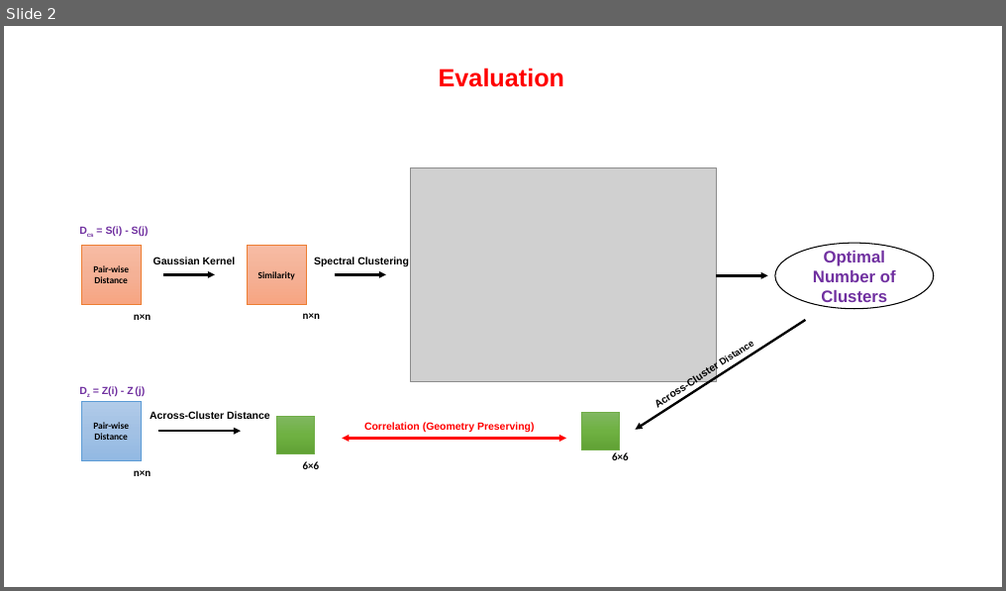
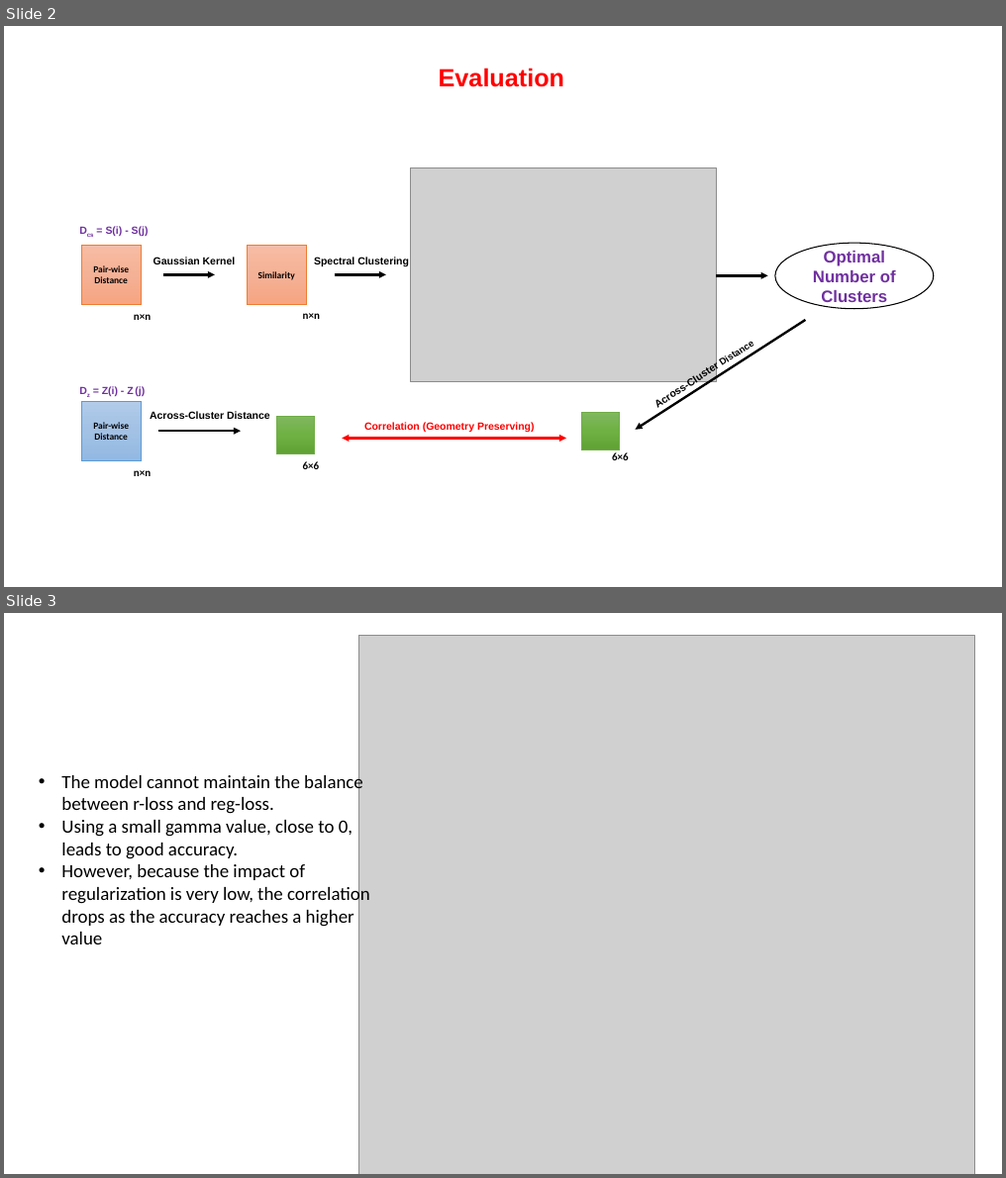
Before and after one commit to Esadeghii/Gaussian-Mixture-Model, a slide deck: clustering/Highlevel-ideas.pptx. Shown one above the other, each under a label of ours: slide 2 before the commit, slides 2 and 3 after it. The pictures are 1006x591 and 1006x1178 pixels, drawn with LibreOffice and Linux fonts; fonts in the diff are those of the drawing; grey boxes stand for pictures. Boxes give left, top, right and bottom in pixels: in the first picture for what was removed or moved away, otherwise in the second. Text is boxed around its words. In the diff, an @@ line names an element or a change of style, - is before the commit and + after.

Commit message:
edit ppt

```diff
--- a/clustering/Highlevel-ideas.pptx
+++ b/clustering/Highlevel-ideas.pptx
@@ slide 3 added at (4, 613, 1002, 1174), background #FFFFFF @@
@@ picture added at (358, 636, 975, 1174) @@
@@ text added at (61, 772, 370, 945), 18 pt, text #000000 @@
+• The model cannot maintain the balance between r-loss and reg-loss.
+• Using a small gamma value, close to 0, leads to good accuracy.
+• However, because the impact of regularization is very low, the correlation drops as the accuracy reaches a higher value
```
Also in this commit, not shown: 1 slide changed.
